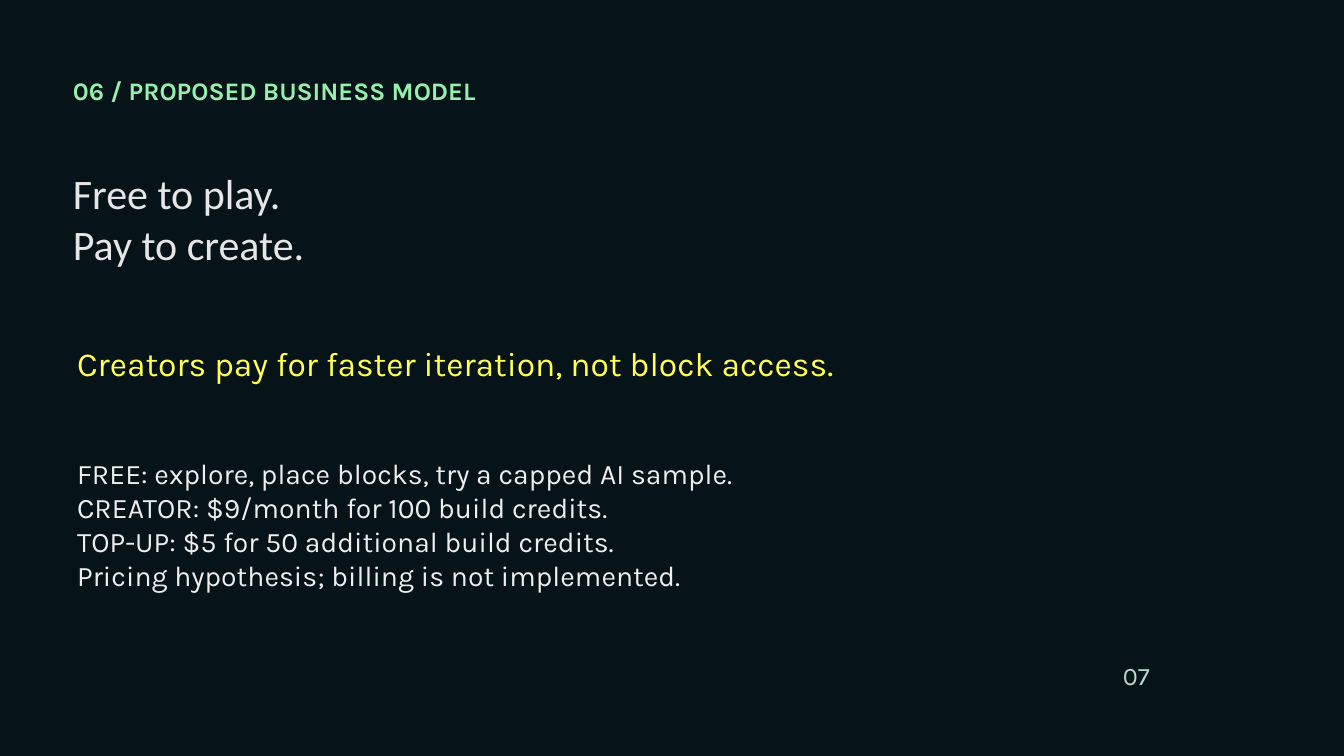
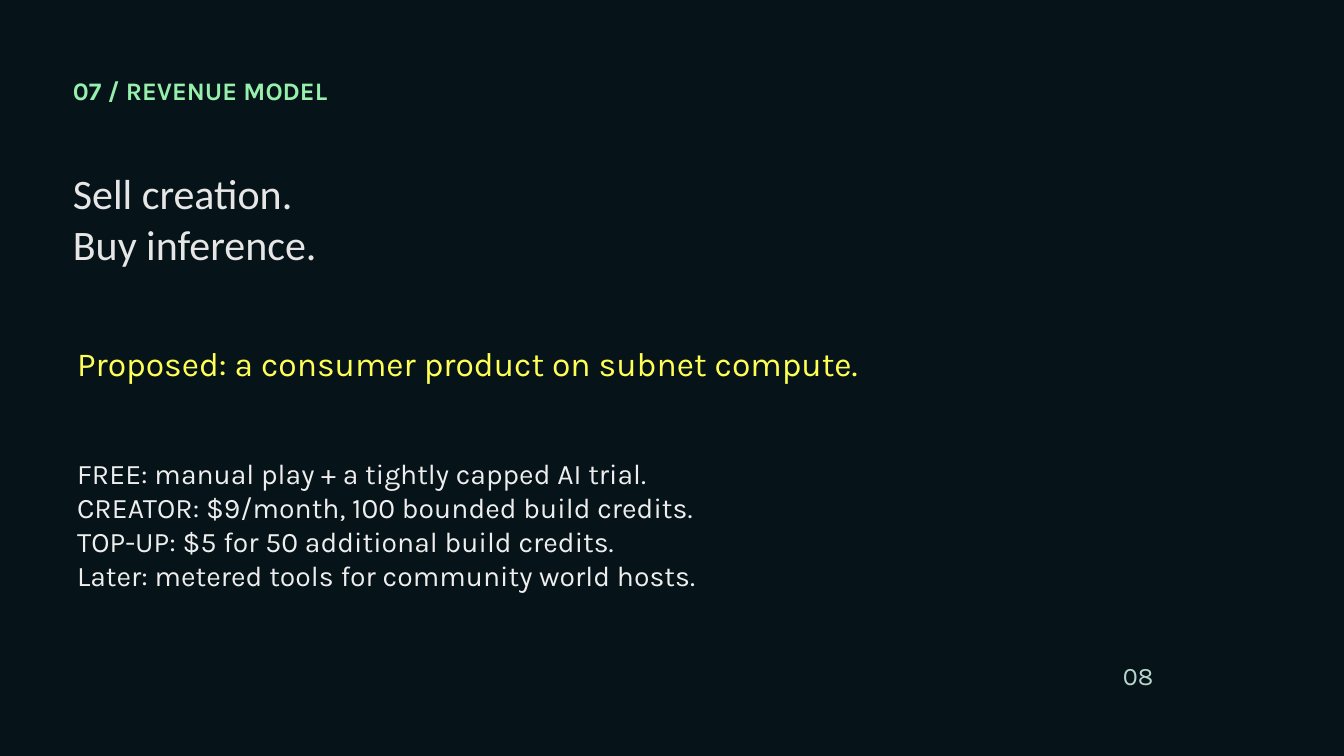
Before and after one commit to Nakshatra05/tensorcraft-bittensor, a slide deck: slide 8 of presentation/TensorCraft-Bittensor-Pitch.pptx (slide 7 before the commit). Drawn at 1344x756 pixels with LibreOffice and Linux fonts; fonts in the diff are those of the drawing; background and template pictures are left out. Boxes give left, top, right and bottom in pixels: in the first picture for what was removed or moved away, otherwise in the second. Text is boxed around its words. In the diff, an @@ line names an element or a change of style, - is before the commit and + after.

Commit message:
Strengthen competitive positioning and Bittensor revenue model

```diff
--- a/presentation/TensorCraft-Bittensor-Pitch.pptx
+++ b/presentation/TensorCraft-Bittensor-Pitch.pptx
@@ text at box(73, 83, 327, 101): text changed @@
-06 / PROPOSED BUSINESS MODEL
+07 / REVENUE MODEL
@@ text at box(73, 180, 316, 267): text changed @@
-Free to play.
-Pay to create.
+Sell creation.
+Buy inference.
@@ text at box(77, 353, 858, 384): text changed @@
-Creators pay for faster iteration, not block access.
+Proposed: a consumer product on subnet compute.
@@ text at box(77, 464, 692, 521): text changed @@
-FREE: explore, place blocks, try a capped AI sample.
-CREATOR: $9/month for 100 build credits.
+FREE: manual play + a tightly capped AI trial.
+CREATOR: $9/month, 100 bounded build credits.
@@ text at box(77, 566, 695, 593): text changed @@
-Pricing hypothesis; billing is not implemented.
+Later: metered tools for community world hosts.
@@ text at box(1123, 669, 1153, 686): text changed @@
-07
+08
```
Also in this commit, not shown: 5 other slides changed, 3 slides added, 2 slides removed.
